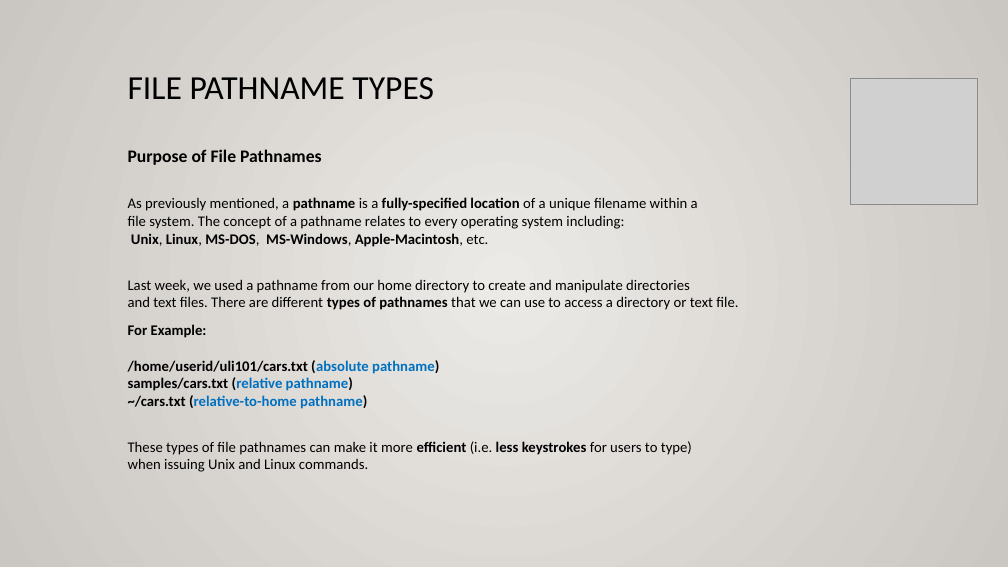
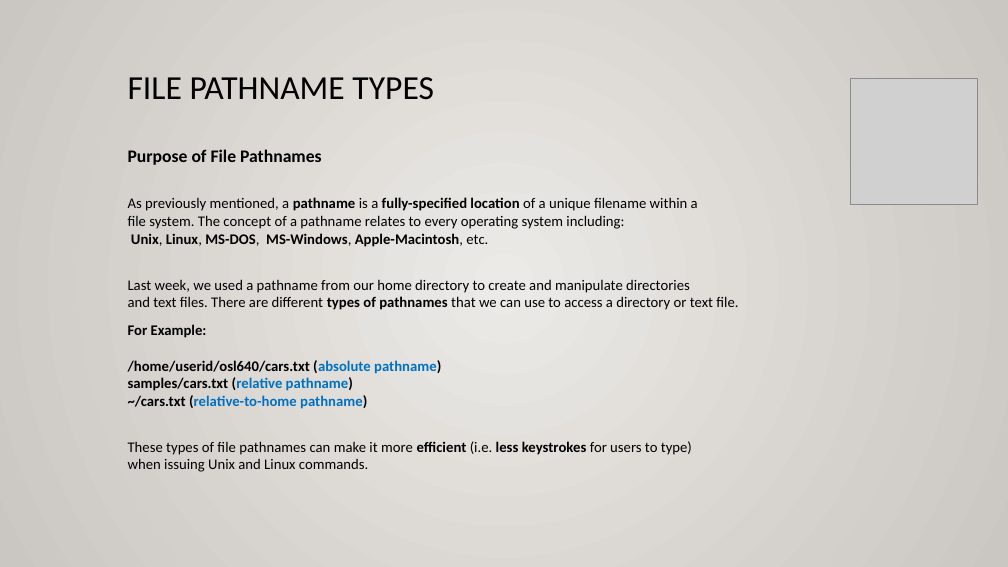
Before and after one commit to OSL640/slides, a slide deck: slide 3 of OSL640-Week3.pptx. Drawn at 1008x567 pixels with LibreOffice and Linux fonts; fonts in the diff are those of the drawing; grey boxes stand for pictures. Boxes give left, top, right and bottom in pixels: in the first picture for what was removed or moved away, otherwise in the second. Text is boxed around its words. In the diff, an @@ line names an element or a change of style, - is before the commit and + after.

```diff
--- a/OSL640-Week3.pptx
+++ b/OSL640-Week3.pptx
@@ text at <box>128,324,441,409</box>: text changed @@
-For Example:
-/home/userid/uli101/cars.txt (absolute pathname)
-samples/cars.txt (relative pathname)
-~/cars.txt (relative-to-home pathname)
+For Example:
+/home/userid/osl640/cars.txt (absolute pathname)
+samples/cars.txt (relative pathname)
+~/cars.txt (relative-to-home pathname)
```
Also in this commit, not shown: 2 other slides changed, 13 other files.
